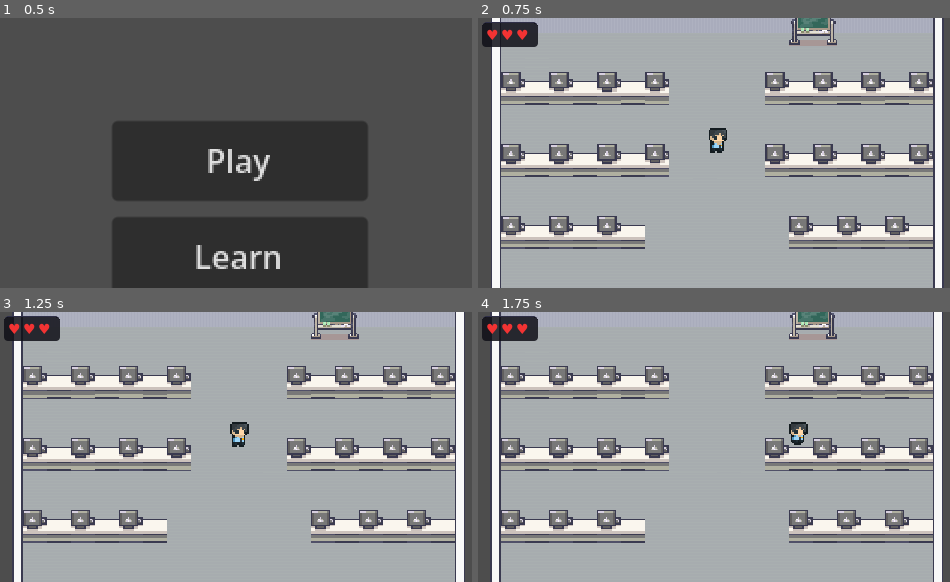
Above: before the commit, frames 1-4 (two rows, left to right).
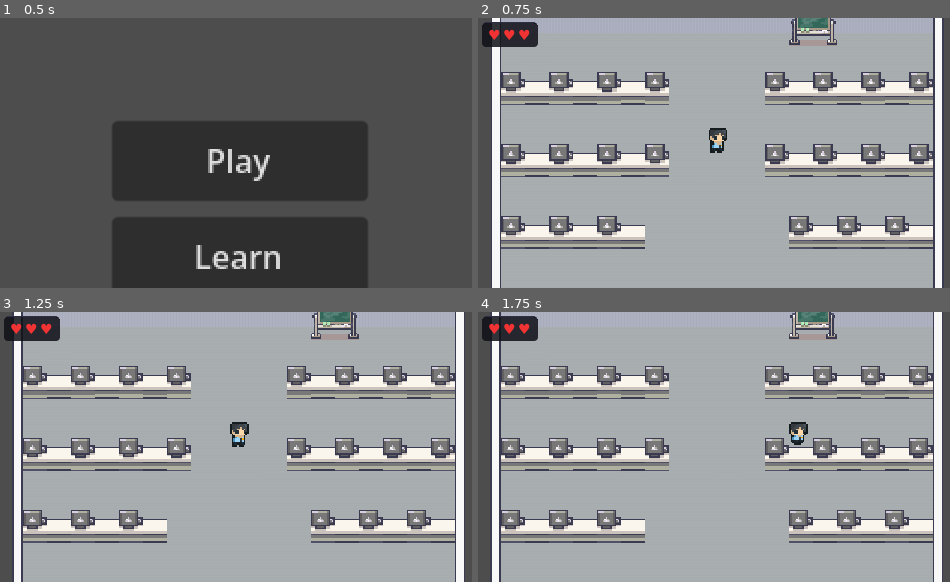
Above: after the commit, the same moments.

Repository: Raikosuu/Full-Tech-Panic_Public
Game: Godot game, scene res://scenes/main_menu.tscn
Same seed, same stepped clock (60 frames per second), same inputs: the game is played once before the commit and once after it.
Inputs (mouse positions are in pixels of both pictures, inside the frame that each line leads up to):
- Up to frame 1 (0.5 s): no input
- Up to frame 2 (0.75 s): click "Play" at 0.5 s
- Up to frame 3 (1.25 s): no input
- Up to frame 4 (1.75 s): move the mouse to (822, 433) at 1.27 s; hold D (move_right) from 1.28 s (still down); hold E (interact) from 1.28 s (still down); click (822, 433) at 1.42 s

Frame 1 is identical in both runs. In frame 2, 0.2% of the frame differs, in the area x 1-12%, y 4-9%; in frame 3, 0.2%; in frame 4, 0.2%.

Commit message:
PC Disassembly debugging complete

Diff:
--- a/scenes/health_ui.tscn
+++ b/scenes/health_ui.tscn
@@ -32,6 +32,7 @@
 [node name="Hearts" type="HBoxContainer" parent="Panel/MarginContainer" unique_id=1792428900]
 layout_mode = 2
 theme_override_constants/separation = 2
+alignment = 1
 
 [node name="Heart1" type="Label" parent="Panel/MarginContainer/Hearts" unique_id=48710206]
 layout_mode = 2
--- a/scripts/drag_cont.gd
+++ b/scripts/drag_cont.gd
@@ -144,6 +144,17 @@
 	collision_mask = 0
 	set_physics_process(true)
 
+	# Restore sprite and collision visibility — parts hidden by snap zones
+	# (remove_component = true) need to reappear when dragged out.
+	_restore_visibility()
+
+func _restore_visibility() -> void:
+	for child in get_children():
+		if child is Sprite2D:
+			child.visible = true
+		elif child is CollisionShape2D:
+			child.disabled = false
+
 func _release() -> void:
 	is_grabbed = false
 	GameState.drag_active = false
--- a/scripts/snap_zone.gd
+++ b/scripts/snap_zone.gd
@@ -76,11 +76,7 @@
 		col.disabled = false
 
 	# Restore the target sprite texture if it was swapped
-	if _original_texture != null:
-		var target := get_node_or_null(target_sprite)
-		if target:
-			target.texture = _original_texture
-		_original_texture = null
+	_restore_target_texture()
 
 	# Un-snap state on the zone
 	is_filled = false
@@ -182,7 +178,16 @@
 	if component.component_type == accepted_type:
 		is_filled = false
 		_snapped_component = null
+		_restore_target_texture()
 		emit_signal("part_removed", accepted_type)
+
+# ── Texture restore helper ────────────────────────────────────────────────
+func _restore_target_texture() -> void:
+	if _original_texture != null:
+		var target := get_node_or_null(target_sprite)
+		if target:
+			target.texture = _original_texture
+		_original_texture = null
 
 # ── Pre-fill for disassembly scenes ────────────────────────────────────────
 func pre_fill(component: Node) -> void:
@@ -191,6 +196,13 @@
 	component.snap(global_position)
 	if component.has_signal("unsnapped") and not component.unsnapped.is_connected(_on_component_unsnapped):
 		component.unsnapped.connect(_on_component_unsnapped)
+
+	# Apply the snapped texture swap immediately, just as a live snap would.
+	var target := get_node_or_null(target_sprite)
+	if target and snapped_texture:
+		if _original_texture == null:
+			_original_texture = target.texture
+		target.texture = snapped_texture
 
 # ── Helpers ────────────────────────────────────────────────────────────────
 func _is_valid_candidate(body: Node) -> bool:
